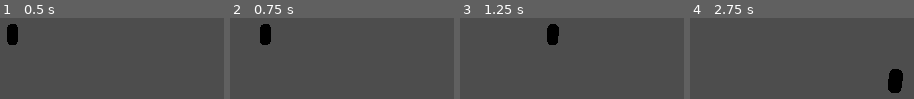
Above: before the commit, frames 1-4 (left to right).
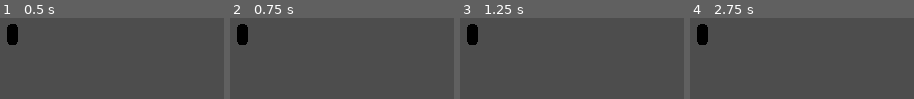
Above: after the commit, the same moments.

Repository: sandroalvoz/-No-WayOut
Game: Godot game, scene res://Scenes/EscenarioPrueba.tscn
Two runs of this game, one before a commit and one after it. Both use one fixed random seed, a clock stepped at 60 frames per second and the inputs below. The project has no main scene, so this scene is started directly.
Inputs (mouse positions are in pixels of both pictures, inside the frame that each line leads up to):
- Up to frame 1 (0.5 s): no input
- Up to frame 2 (0.75 s): tap Enter at 0.5 s; move the mouse to (outside the picture) at 0.52 s; hold D (MoveRight) from 0.53 s (still down); click (outside the picture) at 0.6 s
- Up to frame 3 (1.25 s): keep holding D (MoveRight)
- Up to frame 4 (2.75 s): move the mouse to (outside the picture) at 1.27 s; release D (MoveRight) at 1.28 s; hold S (MoveDown) 1.28-2.03 s; click (outside the picture) at 1.35 s; move the mouse to (outside the picture) at 2.02 s; hold D (MoveRight) from 2.03 s (still down); click (outside the picture) at 2.1 s

Frame 1 is identical in both runs. In frame 2, 2.4% of the frame differs, in the area x 3-19%, y 7-34%; in frame 3, 2.4%; in frame 4, 2.9%, in the area x 3-96%, y 7-93%.

Commit message:
feat: multiplayer test

Diff:
--- a/Scenes/EscenarioPrueba.tscn
+++ b/Scenes/EscenarioPrueba.tscn
@@ -9,7 +9,6 @@
 
 [node name="Player" parent="." instance=ExtResource("1_lv4vk")]
 transform = Transform3D(0.999999, 0.000898309, -0.000867233, -0.000896393, 0.999997, 0.00222954, 0.000869215, -0.00222877, 0.999997, 0, 0, 0)
-baseSpeed = 10.0
 
 [node name="Camera3D" type="Camera3D" parent="."]
 transform = Transform3D(1, 0, 0, 0, 0.926384, 0.37658, 0, -0.37658, 0.926384, 0, 23.5404, 44.9318)
--- a/Scenes/MultiplayerTest.tscn
+++ b/Scenes/MultiplayerTest.tscn
@@ -24,6 +24,7 @@
 spawn_path = NodePath("..")
 
 [node name="Camera3D" type="Camera3D" parent="."]
+transform = Transform3D(1, 0, 0, 0, 0.892971, 0.450114, 0, -0.450114, 0.892971, 0, 17.5691, 28.6267)
 
 [connection signal="pressed" from="host" to="." method="_on_host_pressed"]
 [connection signal="pressed" from="join" to="." method="_on_join_pressed"]
--- a/Scripts/PlayerMovement.gd
+++ b/Scripts/PlayerMovement.gd
@@ -2,7 +2,7 @@
 
 var tension :float = 0
 var target_velocity = Vector3.ZERO
-@export var baseSpeed: float
+var baseSpeed: float = 10
 @onready var soundPlayer = $AudioStreamPlayer3D
 
 func _enter_tree():
@@ -43,9 +43,10 @@
 	#Vertical velocity
 	#if not is_on_floor(): # If in the air, fall towards the floor. Literally gravity
 		#target_velocity.y = target_velocity.y - (fall_acceleration * delta)
-	#if is_multiplayer_authority():
-		 #velocity = target_velocity
-	velocity = target_velocity
+	print(baseSpeed)
+	if is_multiplayer_authority():
+		velocity = target_velocity
+	#velocity = target_velocity
 	move_and_slide()
 	pass
 
